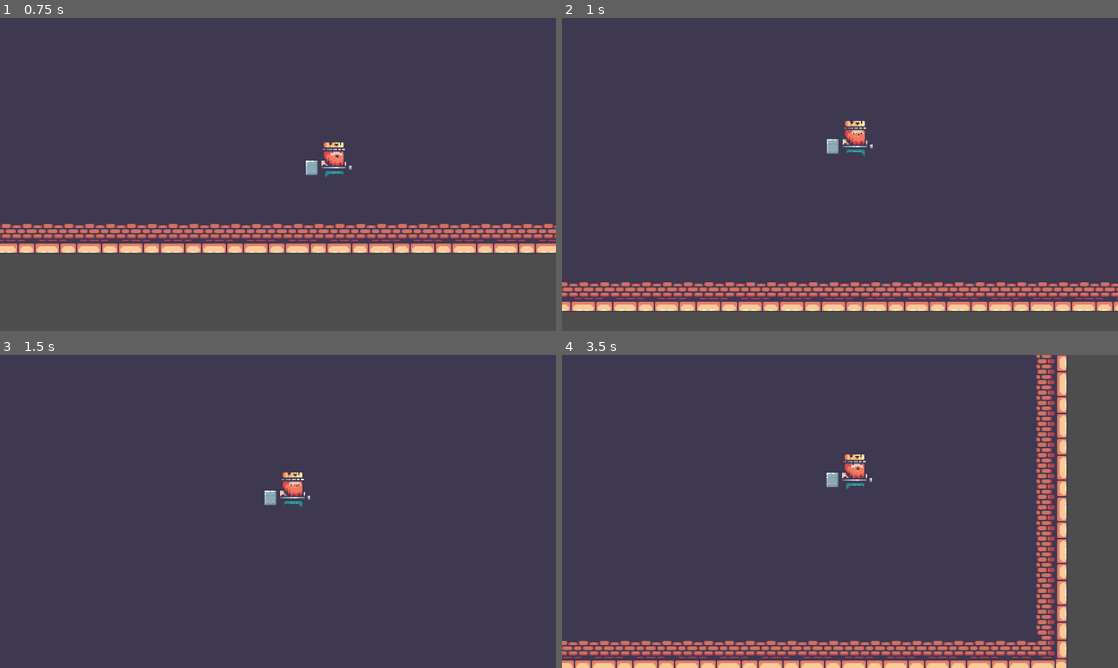
Above: before the commit, frames 1-4 (two rows, left to right).
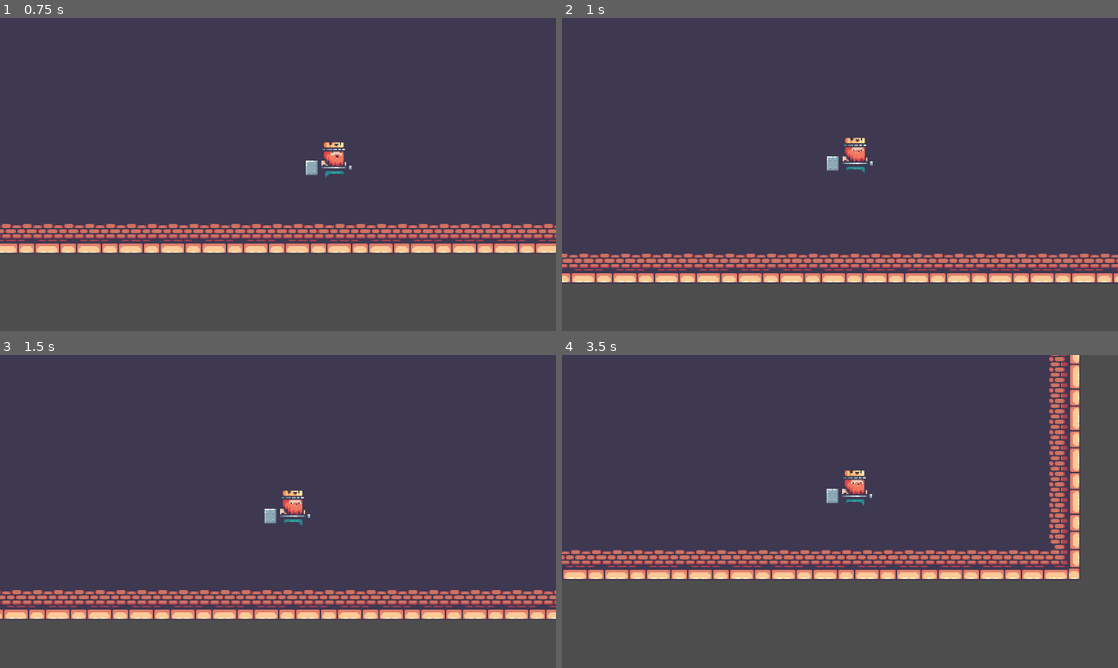
Above: after the commit, the same moments.

Repository: Ford-Narongrit/2DPlatformerGodot
Game: Godot game, scene res://scenes/main/world.tscn
Same seed, same stepped clock (60 frames per second), same inputs: the game is played once before the commit and once after it.
Inputs:
- Up to frame 1 (0.75 s): hold D (move_right) from 0.53 s (still down); tap Shift (dash) at 0.6 s
- Up to frame 2 (1 s): keep holding D (move_right); tap Space (jump) at 0.77, 0.8 s
- Up to frame 3 (1.5 s): keep holding D (move_right); tap Space (jump) at 1.07, 1.35 s
- Up to frame 4 (3.5 s): tap Space (jump) at 1.52, 1.82, 2.3, 3.02, 3.32 s; tap Shift (dash) at 1.55, 2.1, 2.85 s; release D (move_right) at 2.03 s; hold A (move_left) 2.03-2.78 s; hold D (move_right) from 2.78 s (still down)

Frame 1 is identical in both runs. In frame 2, 13% of the frame differs, in the area x 0-100%, y 32-94%; in frame 3, 7.5%; in frame 4, 17%, in the area x 0-94%, y 0-100%.

Commit message:
add jump cut

Diff:
--- a/scenes/component/jump_component.gd
+++ b/scenes/component/jump_component.gd
@@ -1,7 +1,8 @@
 extends Node
 
 @export var max_jump_count: int = 2
-@export var jump_impulse: float = 400
+@export var max_jump_impulse: float = 400
+@export var min_jump_impulse: float = 100
 
 var current_jump_count: int
 
@@ -11,7 +12,11 @@
 func jump(character_body: CharacterBody2D):
 	if current_jump_count > 0:
 		current_jump_count -= 1
-		character_body.velocity.y = -jump_impulse
+		character_body.velocity.y = -max_jump_impulse
+
+func jump_cut(character_body: CharacterBody2D):
+	if character_body.velocity.y < -min_jump_impulse:
+		character_body.velocity.y = -min_jump_impulse
 
 func refill_jump():
 	current_jump_count = max_jump_count
--- a/scenes/game_object/player/player.tscn
+++ b/scenes/game_object/player/player.tscn
@@ -344,8 +344,6 @@
 
 [node name="DashComponent" parent="." instance=ExtResource("2_uknhq")]
 unique_name_in_owner = true
-max_dash_count = 2
-dash_refill_duration = 3.0
 
 [node name="VelocityComponent" parent="." instance=ExtResource("1_kg1wq")]
 unique_name_in_owner = true
--- a/scenes/game_object/player/state/player_air_state.gd
+++ b/scenes/game_object/player/state/player_air_state.gd
@@ -18,6 +18,8 @@
 		state_transition.emit(self, "Dash")
 	elif Input.is_action_just_pressed("jump"):
 		jump_component.jump(player)
+	elif Input.is_action_just_released("jump"):
+		jump_component.jump_cut(player)
 	elif not is_zero_approx(player.get_input_direction()):
 		velocity_component.move(player, player.get_input_direction())
 	else:
